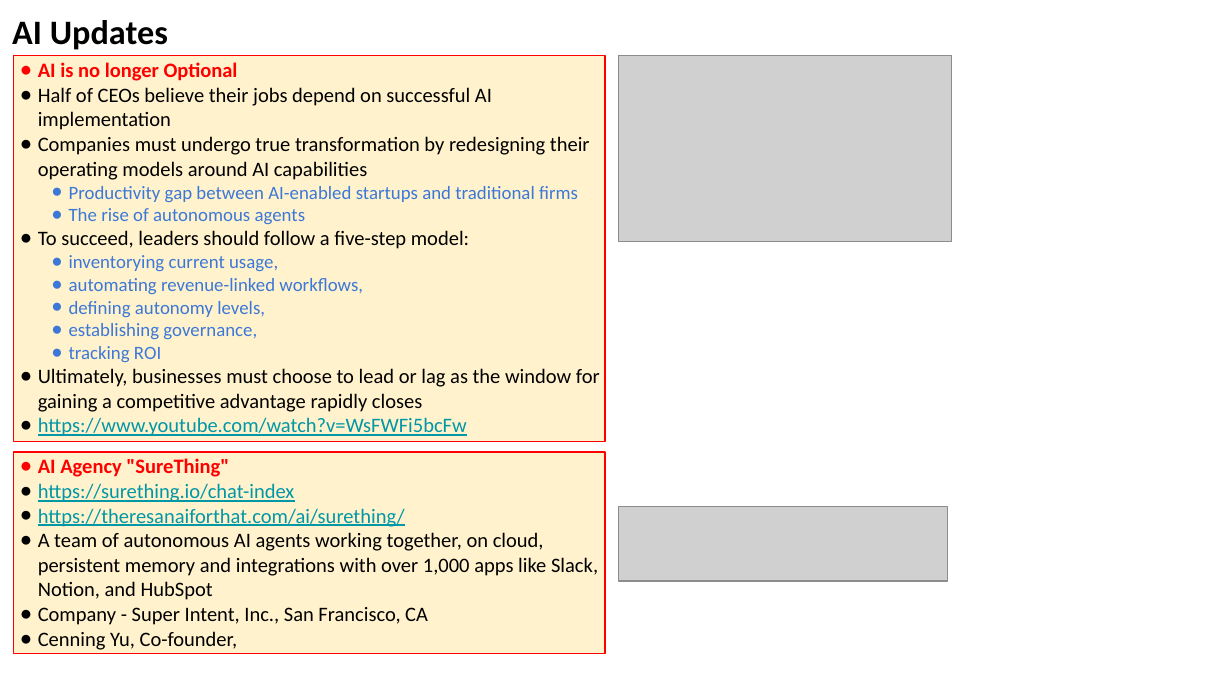
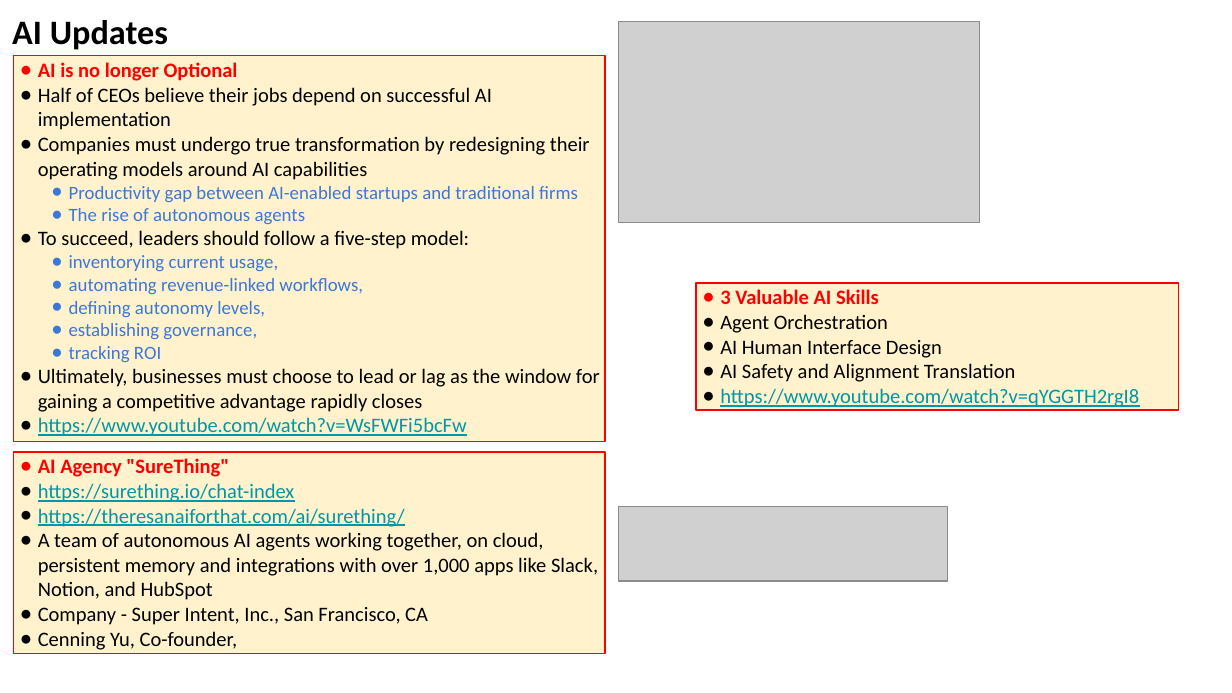
Before and after one commit to lselector/seminar, a slide deck: slide 20 of 2026/2026-04-17-AI-Updates.pptx (slide 18 before the commit). Drawn at 1232x693 pixels with LibreOffice and Linux fonts; fonts in the diff are those of the drawing; grey boxes stand for pictures. Boxes give left, top, right and bottom in pixels: in the first picture for what was removed or moved away, otherwise in the second. Text is boxed around its words. In the diff, an @@ line names an element or a change of style, - is before the commit and + after.

```diff
--- a/2026/2026-04-17-AI-Updates.pptx
+++ b/2026/2026-04-17-AI-Updates.pptx
@@ picture: place and size @@
-picture at [618,55,951,241]
+picture at [618,21,978,223]
@@ rectangle added at [696,283,1179,410], fill #FFF2CC, outline #FF0000 0.75 pt, 12 pt, text #000000 @@
+● 3 Valuable AI Skills
+● Agent Orchestration
+● AI Human Interface Design
+● AI Safety and Alignment Translation
+● https://www.youtube.com/watch?v=qYGGTH2rgI8
```
Also in this commit, not shown: 9 other slides changed, 4 slides added, 1 slide removed.
